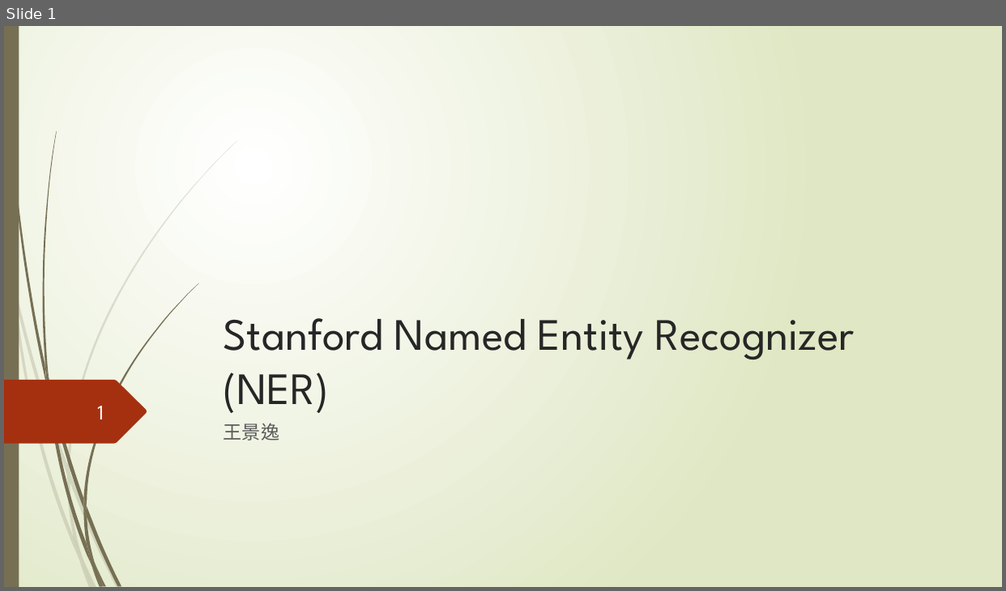
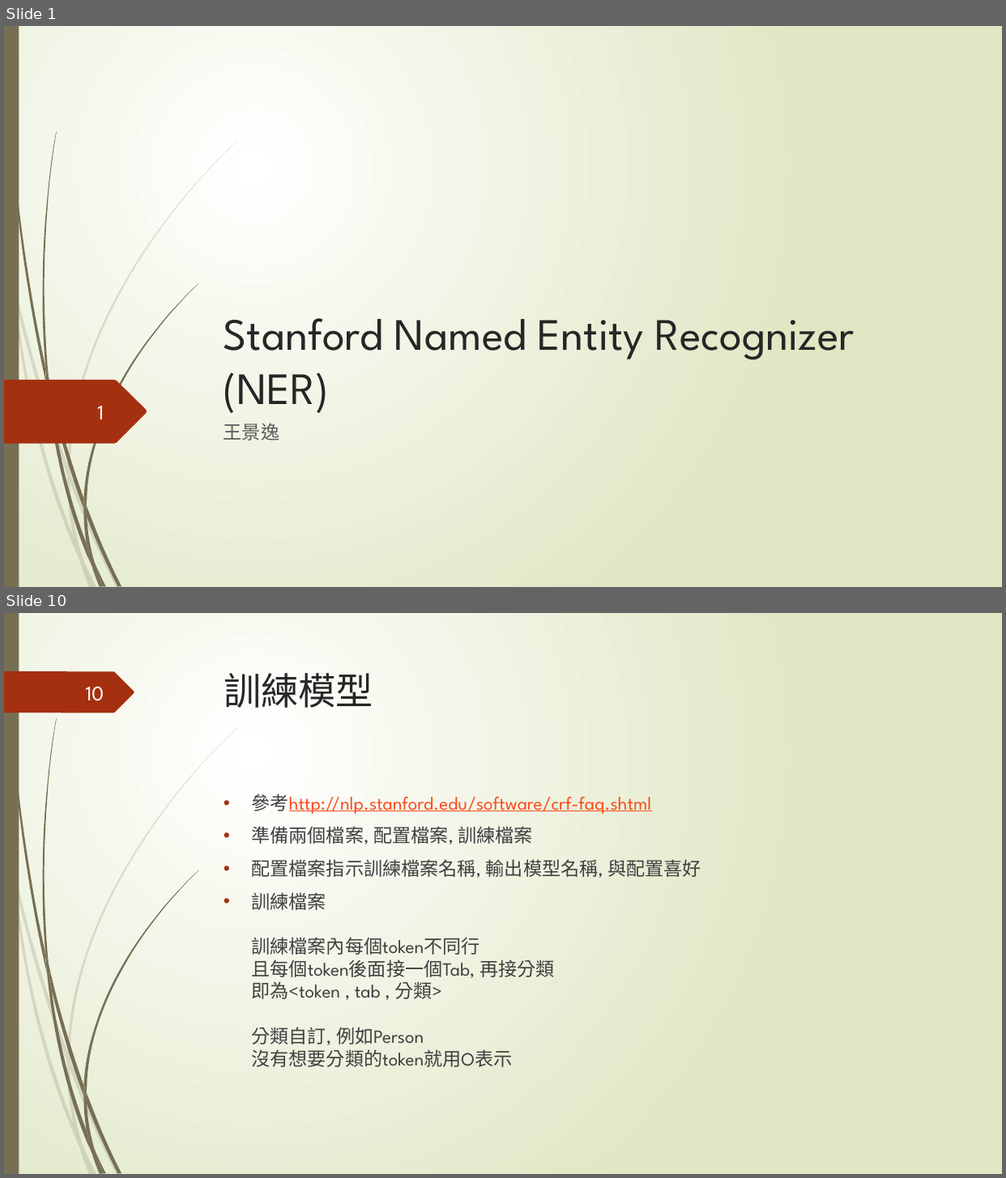
Before and after one commit to kather0912888/PPT, a slide deck: stanford ner.pptx. Shown one above the other, each under a label of ours: slide 1 before the commit, slides 1 and 10 after it; the slides between them are not shown. The pictures are 1006x591 and 1006x1178 pixels, drawn with LibreOffice and Linux fonts; fonts in the diff are those of the drawing. Boxes give left, top, right and bottom in pixels: in the first picture for what was removed or moved away, otherwise in the second. Text is boxed around its words. In the diff, an @@ line names an element or a change of style, - is before the commit and + after.

```diff
--- a/stanford ner.pptx
+++ b/stanford ner.pptx
@@ slide 10 added at (x1=4, y1=613, x2=1002, y2=1174), background gradient #FFFFFF to #DFE8C4; not listed: 23 template elements that a slide beside it also shows @@
@@ freeform shape added at (x1=4, y1=671, x2=134, y2=713), fill #A53010 @@
@@ title added at (x1=224, y1=673, x2=373, y2=708), 36 pt, text #262626 @@
+訓練模型
@@ page number added at (x1=86, y1=686, x2=104, y2=701), 20 pt, text #FEFFFF @@
+10
@@ text added at (x1=252, y1=794, x2=701, y2=1067), 18 pt, text #404040 @@
+• 參考http://nlp.stanford.edu/software/crf-faq.shtml
+• 準備兩個檔案, 配置檔案, 訓練檔案
+• 配置檔案指示訓練檔案名稱, 輸出模型名稱, 與配置喜好
+• 訓練檔案
+  訓練檔案內每個token不同行
+  且每個token後面接一個Tab, 再接分類
+  即為<token , tab , 分類>
+  分類自訂, 例如Person
+  沒有想要分類的token就用O表示
```
Also in this commit, not shown: 5 slides changed, 8 other slides added, 2 slides removed.
